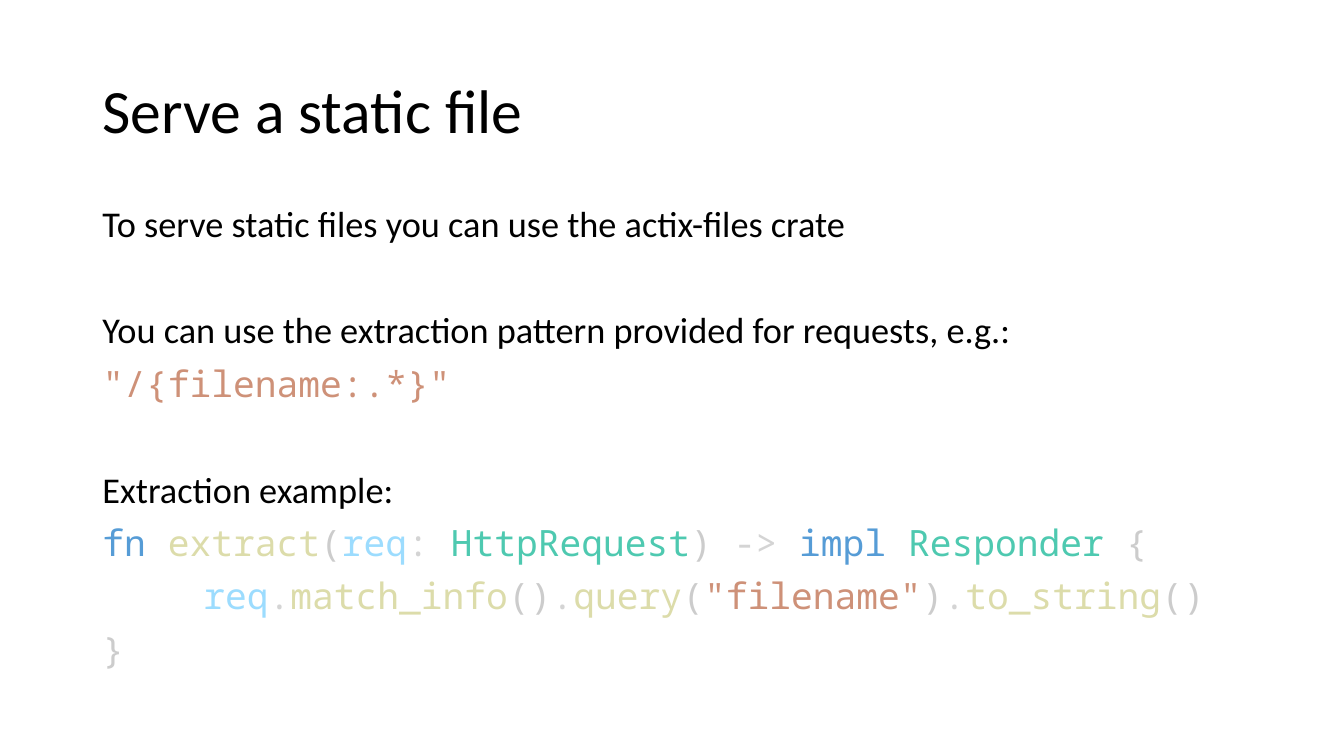
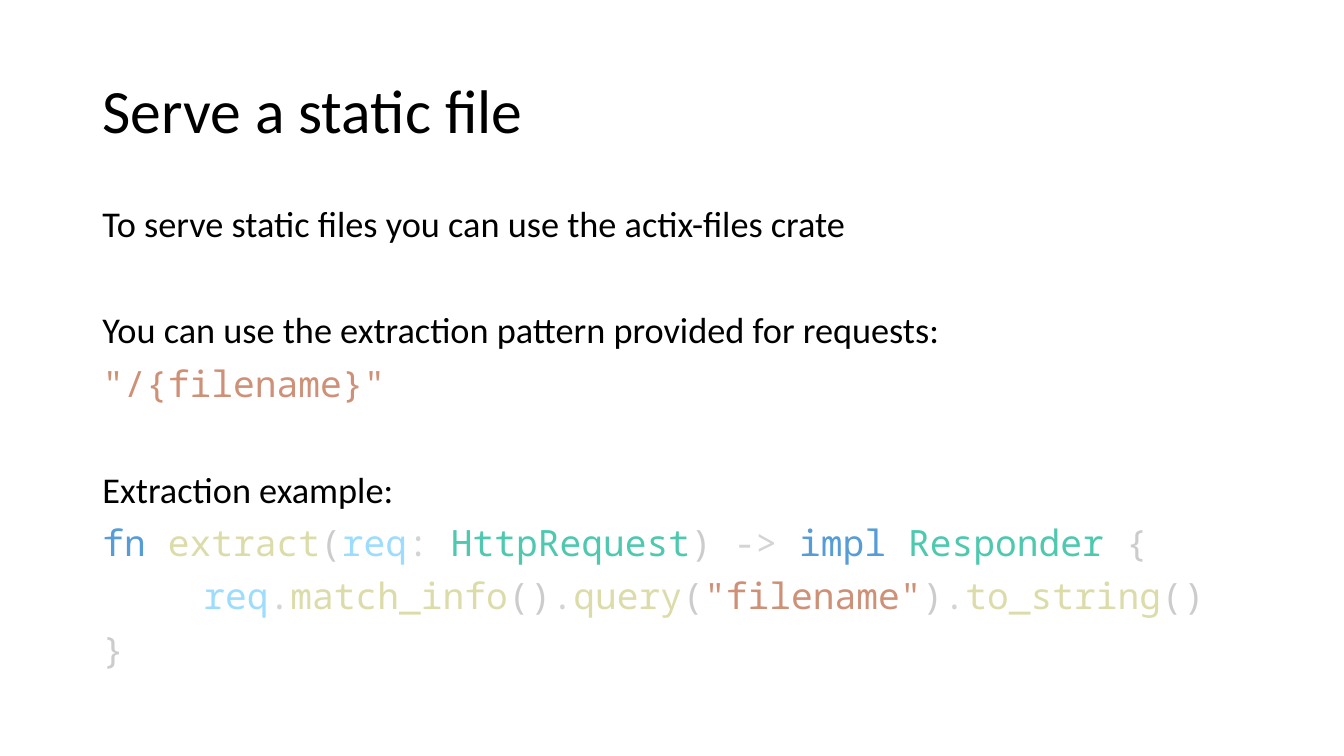
Before and after one commit to floscodes/actix_talk, a slide deck: slide 12 of Pres.pptx. Drawn at 1344x756 pixels with LibreOffice and Linux fonts; fonts in the diff are those of the drawing. Boxes give left, top, right and bottom in pixels: in the first picture for what was removed or moved away, otherwise in the second. Text is boxed around its words. In the diff, an @@ line names an element or a change of style, - is before the commit and + after.

```diff
--- a/Pres.pptx
+++ b/Pres.pptx
@@ text at [102,317,939,403]: text changed @@
-You can use the extraction pattern provided for requests, e.g.:
-"/{filename:.*}"
+You can use the extraction pattern provided for requests:
+"/{filename}"
```
Also in this commit, not shown: 2 other files.
